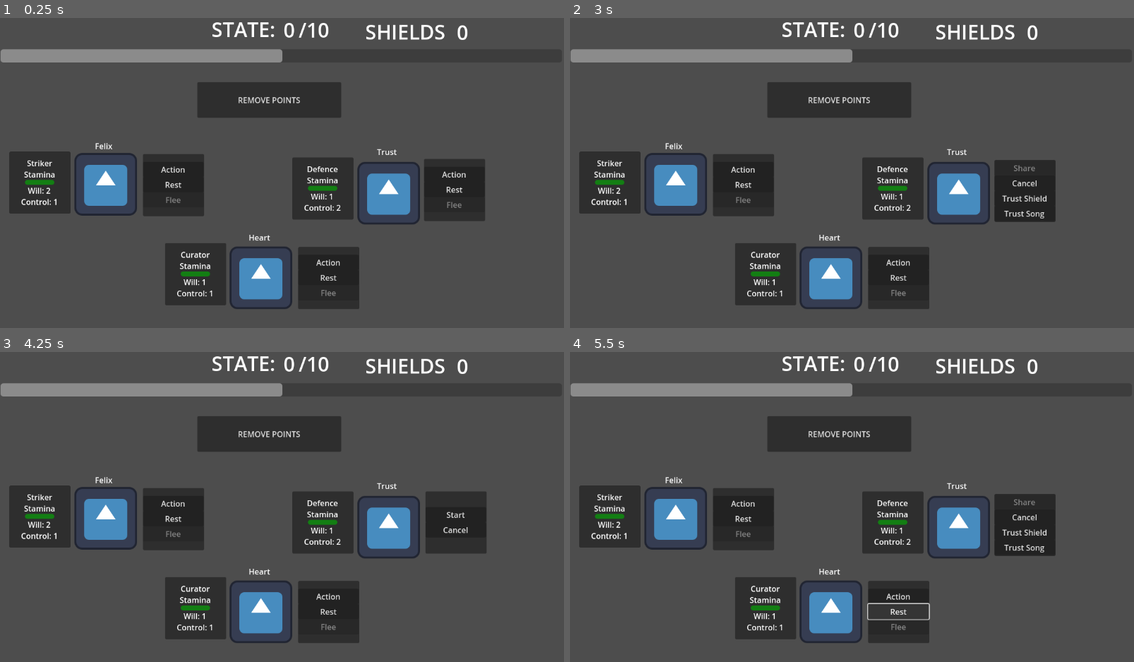
Above: before the commit, frames 1-4 (two rows, left to right).
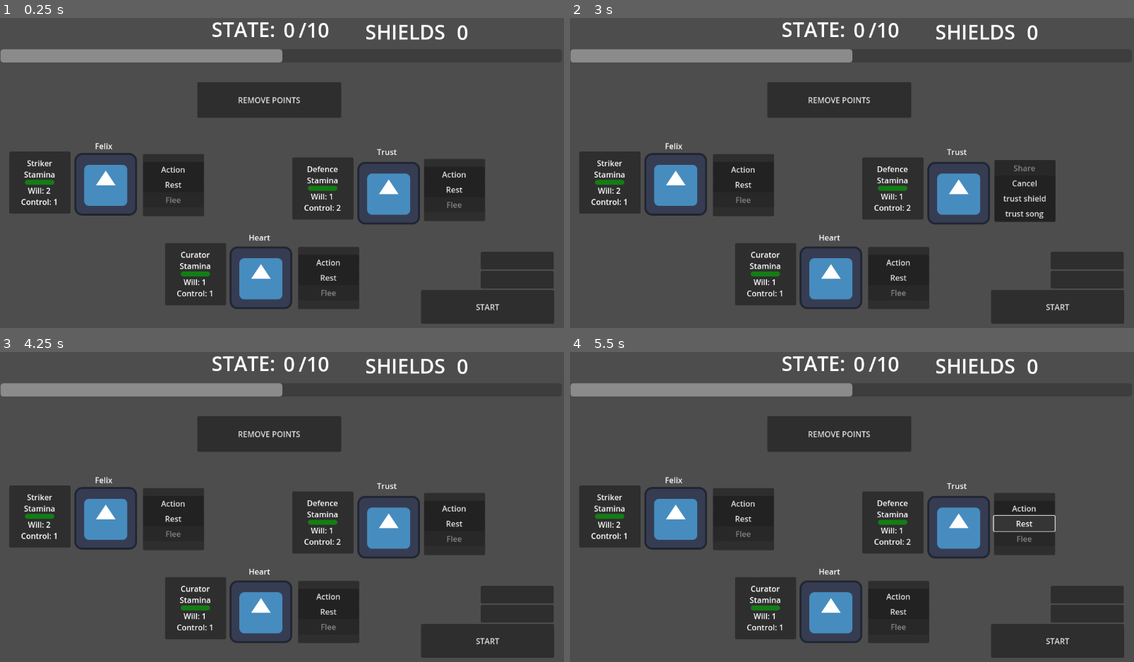
Above: after the commit, the same moments.

Repository: SamantaMancini/heaven_upsidedown
Game: Godot game, scene res://main.tscn
The game is run twice, just before and just after one commit, with the same random seed, the same clock (stepped at 60 frames per second) and the same inputs. The project has no main scene, so this scene is started directly. The engine's default icon, where the game draws it, is replaced by a stand-in: a white triangle on a blue panel in a dark square.
Inputs (mouse positions are in pixels of both pictures, inside the frame that each line leads up to):
- Up to frame 1 (0.25 s): no input
- Up to frame 2 (3 s): click "Action" at 0.5 s; click "Cancel" at 1.25 s; click "Rest" at 2 s; click "Action" at 2.75 s
- Up to frame 3 (4.25 s): click (456, 531) at 3.5 s, where only the run before the commit has a clickable "Trust Shield"
- Up to frame 4 (5.5 s): click (1026, 528) at 4.25 s, where only the run before the commit has a clickable "Cancel"; click "Rest" at 5 s

The runs differ from the first frame. In frame 1, 4.0% of the frame differs, in the area x 74-99%, y 75-99%; in frame 2, 4.2%; in frame 3, 4.3%; in frame 4, 4.6%, in the area x 52-99%, y 45-99%.
Error before the commit: Invalid access to property or key 'more_stamina' on a base object of type 'Resource (Skill)'. (res://chars/players/scripts/player.gd:108)

Commit message:
combination + add stamina

Diff:
--- a/chars/players/player.tscn
+++ b/chars/players/player.tscn
@@ -207,28 +207,4 @@
 vertical_alignment = 1
 autowrap_mode = 3
 
-[node name="Panel4" type="Panel" parent="Sprite2D/CanvasLayer/Control"]
-layout_mode = 0
-offset_left = 265.0
-offset_top = 9.0
-offset_right = 390.0
-offset_bottom = 136.0
-
-[node name="VBoxContainer" type="VBoxContainer" parent="Sprite2D/CanvasLayer/Control/Panel4"]
-layout_mode = 1
-offset_right = 124.0
-offset_bottom = 126.0
-theme_override_constants/separation = 0
-alignment = 1
-
-[node name="start" type="Button" parent="Sprite2D/CanvasLayer/Control/Panel4/VBoxContainer"]
-layout_mode = 2
-text = "Start"
-
-[node name="cancel" type="Button" parent="Sprite2D/CanvasLayer/Control/Panel4/VBoxContainer"]
-layout_mode = 2
-text = "Cancel"
-
 [connection signal="pressed" from="Sprite2D/CanvasLayer/Control/Panel3/VSkills/Button4" to="." method="_on_button_4_pressed"]
-[connection signal="pressed" from="Sprite2D/CanvasLayer/Control/Panel4/VBoxContainer/start" to="." method="_on_start_pressed"]
-[connection signal="pressed" from="Sprite2D/CanvasLayer/Control/Panel4/VBoxContainer/cancel" to="." method="_on_cancel_pressed"]
--- a/chars/players/scripts/player.gd
+++ b/chars/players/scripts/player.gd
@@ -1,9 +1,9 @@
 extends Node2D
+class_name Player
 
 @export var stats : Stat
 @onready var panel_3: Panel = $Sprite2D/CanvasLayer/Control/Panel3
 @onready var panel_5: Panel = $Sprite2D/CanvasLayer/Control/Panel5
-@onready var panel_4: Panel = $Sprite2D/CanvasLayer/Control/Panel4
 @onready var label: Label = $Sprite2D/CanvasLayer/Control/Panel/VBoxContainer/Label
 @onready var progress_bar: ProgressBar = $Sprite2D/CanvasLayer/Control/Panel/VBoxContainer/HBoxContainer3/ProgressBar
 @onready var label2 : Label = $Sprite2D/CanvasLayer/Label
@@ -24,7 +24,6 @@
 # Called when the node enters the scene tree for the first time.
 func _ready() -> void:
 	panel_3.hide()
-	panel_4.hide()
 	panel_5.hide()
 
 	if stats == null:
@@ -42,7 +41,7 @@
 			var new_button = Button.new()
 			new_button.text = actions_button[button]
 			v_actions.add_child(new_button)
-			new_button.connect("pressed", Callable(self, "_on_action_pressed").bind(actions_button[button]))
+			new_button.connect("pressed", Callable(self, "_on_action_pressed").bind(actions_button[button], new_button))
 			if actions_button[button] == "Flee":
 				new_button.disabled = true
 
@@ -51,49 +50,38 @@
 			var skill_data = stats.actions[button]
 			var action_id = skill_data.id
 			var new_button = Button.new()
-			new_button.text = action_id.capitalize()
+			new_button.text = action_id
 			v_skills.add_child(new_button)
-			new_button.connect("pressed", Callable(self, "_on_skill_pressed").bind(action_id))
+			new_button.connect("pressed", Callable(self, "_on_skill_pressed").bind(action_id, new_button))
 
+	GlobalEvent.add_stamina.connect(add_stamina)
+	GlobalEvent.start_process.connect(_on_start_pressed)
 
 # Called every frame. 'delta' is the elapsed time since the previous frame.
 func _process(delta: float) -> void:
 	pass
-	#if progress_bar.value <= 0:
-		#button.disabled = true
-	#else:
-		#button.disabled = false
-		#
-	#if progress_bar.value < stats.stamina_consumed[1]:
-		#button_2.disabled = true
-	#else:
-		#button_2.disabled = false
-		#
-	#if progress_bar.value >= 10:
-		#rest.disabled = true
-	#else:
-		#rest.disabled = false
-
-#func _on_button_pressed() -> void:
-	#if panel_2.is_visible_in_tree():
-		#panel_2.hide()
-	#
-	#panel_3.show()
 
 
-func _on_action_pressed(id: String) -> void:
+func add_stamina(stamina: float):
+	progress_bar.value += stamina
+
+func _on_action_pressed(id: String, button: Button) -> void:
 	if id == "Action":
 		panel_2.hide()
 		panel_3.show()
 	if id == "Rest":
 		if progress_bar.max_value < 10:
 			progress_bar.max_value += 1
+
 		progress_bar.value += 1
+		if progress_bar.value >= 10:
+			button.disabled = true
+		else:
+			button.disabled = false
 
-func _on_skill_pressed(id: String) -> void:
-	if not panel_4.is_visible_in_tree():
-		panel_4.show()
+func _on_skill_pressed(id: String, button: Button) -> void:
 	panel_3.hide()
+	panel_2.show()
 	var selected_skill_data = null
 	for skill in stats.actions:
 		if skill.id == id:
@@ -101,12 +89,25 @@
 
 	if selected_skill_data == null:
 		return
+	var current_sequence = skill_consumed.get("sequence", [])
+	var current_skill_info = {
+		"id": selected_skill_data.id,
+		"sta": selected_skill_data.stamina_consumed,
+		"power": selected_skill_data.power,
+		"emotion": selected_skill_data.emotion
+	}
+	current_sequence.append(current_skill_info)
+	skill_consumed["sequence"] = current_sequence
 
-	skill_consumed["id"] = selected_skill_data.id
-	skill_consumed["sta"] = selected_skill_data.stamina_consumed
-	skill_consumed["power"] = selected_skill_data.power
-	skill_consumed["stamina_more"] = selected_skill_data.more_stamina
-	skill_consumed["shields"] = selected_skill_data.shields
+	var current_combination = skill_consumed.get("combination", "")
+
+	if current_combination.is_empty():
+		skill_consumed["combination"] = selected_skill_data.emotion
+	else:
+		skill_consumed["combination"] = current_combination + " , " + selected_skill_data.emotion
+
+	print("Combinazione attuale:", skill_consumed["combination"])
+	print("Dati della sequenza:", skill_consumed["sequence"])
 
 func _on_button_4_pressed() -> void:
 	if panel_3.is_visible_in_tree():
@@ -115,12 +116,7 @@
 	panel_2.show()
 
 
-func _on_cancel_pressed() -> void:
-	if panel_4.is_visible_in_tree():
-		panel_4.hide()
-	panel_3.show()
-	skill_consumed.clear()
-	print("dict_empty :", skill_consumed)
+
 
 #func _on_skill_1_mouse_entered() -> void:
 	#if not panel_5.is_visible_in_tree():
@@ -158,14 +154,18 @@
 		var action_id = skill_consumed["id"]
 		var power_value = skill_consumed["power"]
 		var stamina_cost = skill_consumed["sta"]
-		var stamina_more = skill_consumed["stamina_more"]
-		var shields = skill_consumed["shields"]
+
 		progress_bar.value -= stamina_cost
-		GlobalEvent.actions[action_id].call(stamina_more, progress_bar.value)
+		if action_id != "kiss" and action_id != "trust shield":
+			GlobalEvent.update_global_state.emit(power_value)
+		if action_id == "trust shield":
+			GlobalEvent.add_shield.emit(power_value)
+
+		if action_id == "kiss":
+			GlobalEvent.add_stamina.emit(power_value)
 		skill_consumed.clear()
 
-	panel_4.hide()
-	panel_2.show()
+
 
 
 #func _on_rest_pressed() -> void:
--- a/chars/players/stats/curator.tres
+++ b/chars/players/stats/curator.tres
@@ -9,6 +9,7 @@
 power = 1.0
 stamina_consumed = 2
 description = ""
+emotion = "love"
 metadata/_custom_type_script = "uid://wr0gogv12wnh"
 
 [resource]
--- a/chars/players/stats/defence.tres
+++ b/chars/players/stats/defence.tres
@@ -9,6 +9,7 @@
 power = 2.0
 stamina_consumed = 2
 description = ""
+emotion = "trust"
 metadata/_custom_type_script = "uid://wr0gogv12wnh"
 
 [sub_resource type="Resource" id="Resource_8o3f5"]
@@ -17,6 +18,7 @@
 power = 2.0
 stamina_consumed = 1
 description = ""
+emotion = "trust"
 metadata/_custom_type_script = "uid://wr0gogv12wnh"
 
 [resource]
--- a/chars/players/stats/skill.gd
+++ b/chars/players/stats/skill.gd
@@ -5,3 +5,4 @@
 @export var power : float
 @export var stamina_consumed : int
 @export var description : String
+@export var emotion: String
--- a/chars/players/stats/striker.tres
+++ b/chars/players/stats/striker.tres
@@ -9,6 +9,7 @@
 power = 2.0
 stamina_consumed = 1
 description = ""
+emotion = "happy"
 metadata/_custom_type_script = "uid://wr0gogv12wnh"
 
 [sub_resource type="Resource" id="Resource_no0do"]
@@ -17,6 +18,7 @@
 power = 5.0
 stamina_consumed = 5
 description = ""
+emotion = "happy"
 metadata/_custom_type_script = "uid://wr0gogv12wnh"
 
 [resource]
--- a/globals/global_events/global_event.gd
+++ b/globals/global_events/global_event.gd
@@ -3,6 +3,9 @@
 signal update_global_state(power: float)
 signal remove_global_state(power: float)
 signal add_shield(shield: float)
+signal add_stamina(power: float)
+signal combination(combination: String, power: float)
+signal start_process
 
 var actions : Dictionary = {}
 
--- a/main.gd
+++ b/main.gd
@@ -3,14 +3,19 @@
 @onready var label_5: Label = $Label5
 @onready var progress_bar: ProgressBar = $ProgressBar
 @export var start_num : int = 0
+@export var combination_1 : String
+@export var combination_2 : String
+@onready var button_4: Button = $Button4
+
 var shields = 0
 
 # Called when the node enters the scene tree for the first time.
 func _ready() -> void:
 	label_3.text = str(start_num)
 	label_5.text = str(shields)
-	#GlobalEvent.update_global_state.connect(add_points)
-	#GlobalEvent.add_shield.connect(add_shield)
+	GlobalEvent.update_global_state.connect(add_points)
+	GlobalEvent.add_shield.connect(add_shield)
+	GlobalEvent.combination.connect(dance_group)
 
 
 # Called every frame. 'delta' is the elapsed time since the previous frame.
@@ -21,13 +26,19 @@
 		print("WINNER")
 	label_3.text = str(start_num)
 	label_5.text = str(shields)
+	button_4.text = ""
 
-#func add_points(value: float):
-	#progress_bar.value += value
-	#start_num += value
+func add_points(value: float):
+	progress_bar.value += value
+	start_num += value
 #
-#func add_shield(shield: float):
-	#shields += shield
+func add_shield(shield: float):
+	shields += shield
+
+func dance_group(comb: String, power: float):
+	if comb == combination_1:
+		progress_bar.value += power
+
 
 func _on_button_pressed() -> void:
 	if shields == 0:
@@ -36,3 +47,8 @@
 			start_num -= 1
 	else:
 		shields -= 1
+
+
+
+func _on_button_2_pressed() -> void:
+	GlobalEvent.start_process.emit()
--- a/main.tscn
+++ b/main.tscn
@@ -8,6 +8,8 @@
 
 [node name="Main" type="Node2D"]
 script = ExtResource("1_h2yge")
+combination_1 = "happy trust love"
+combination_2 = "trust love"
 
 [node name="Player" parent="." instance=ExtResource("1_ig7tw")]
 position = Vector2(-333, 15)
@@ -51,12 +53,6 @@
 offset_right = 528.0
 offset_bottom = 83.0
 
-[node name="Panel4" parent="Player/Sprite2D/CanvasLayer/Control" index="4"]
-offset_left = 272.0
-offset_top = 8.0
-offset_right = 397.0
-offset_bottom = 135.0
-
 [node name="Player2" parent="." instance=ExtResource("1_ig7tw")]
 position = Vector2(245, 33)
 stats = ExtResource("4_1bvp3")
@@ -99,12 +95,6 @@
 offset_right = 527.0
 offset_bottom = 75.0
 
-[node name="Panel4" parent="Player2/Sprite2D/CanvasLayer/Control" index="4"]
-offset_left = 272.0
-offset_top = 0.0
-offset_right = 397.0
-offset_bottom = 127.0
-
 [node name="Player3" parent="." instance=ExtResource("1_ig7tw")]
 position = Vector2(-16, 206)
 stats = ExtResource("5_lquwl")
@@ -146,12 +136,6 @@
 offset_top = 9.0
 offset_right = 532.0
 offset_bottom = 83.0
-
-[node name="Panel4" parent="Player3/Sprite2D/CanvasLayer/Control" index="4"]
-offset_left = 274.0
-offset_top = 0.0
-offset_right = 399.0
-offset_bottom = 127.0
 
 [node name="Camera2D" type="Camera2D" parent="."]
 position = Vector2(577, 326)
@@ -243,7 +227,28 @@
 horizontal_alignment = 1
 vertical_alignment = 1
 
+[node name="Button2" type="Button" parent="."]
+offset_left = 861.0
+offset_top = 571.0
+offset_right = 1133.0
+offset_bottom = 640.0
+text = "START"
+
+[node name="Button3" type="Button" parent="."]
+offset_left = 983.0
+offset_top = 532.0
+offset_right = 1132.0
+offset_bottom = 568.0
+
+[node name="Button4" type="Button" parent="."]
+offset_left = 983.0
+offset_top = 493.0
+offset_right = 1132.0
+offset_bottom = 529.0
+
 [connection signal="pressed" from="Button" to="." method="_on_button_pressed"]
+[connection signal="pressed" from="Button2" to="." method="_on_button_2_pressed"]
+[connection signal="pressed" from="Button4" to="." method="_on_button_4_pressed"]
 
 [editable path="Player"]
 [editable path="Player2"]
